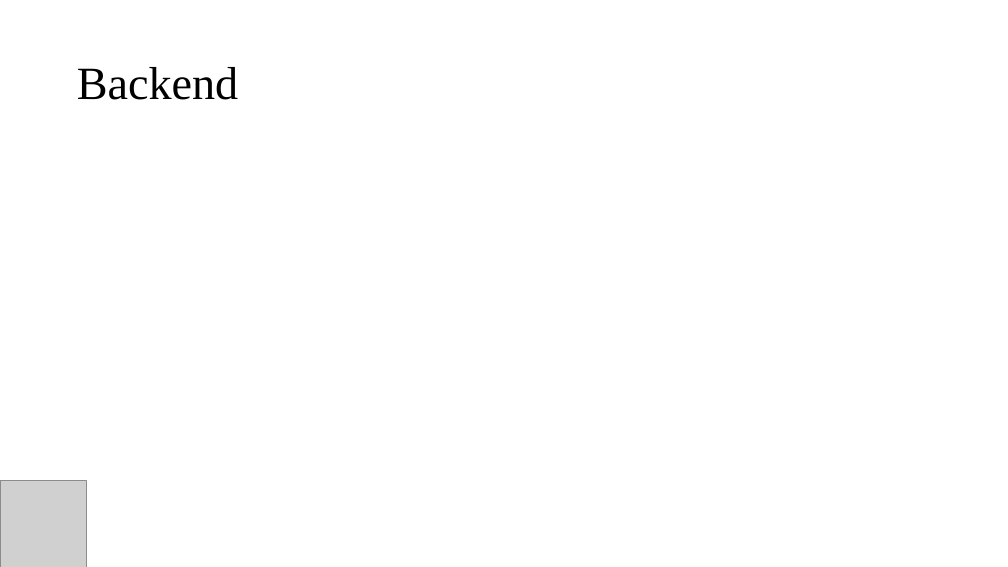
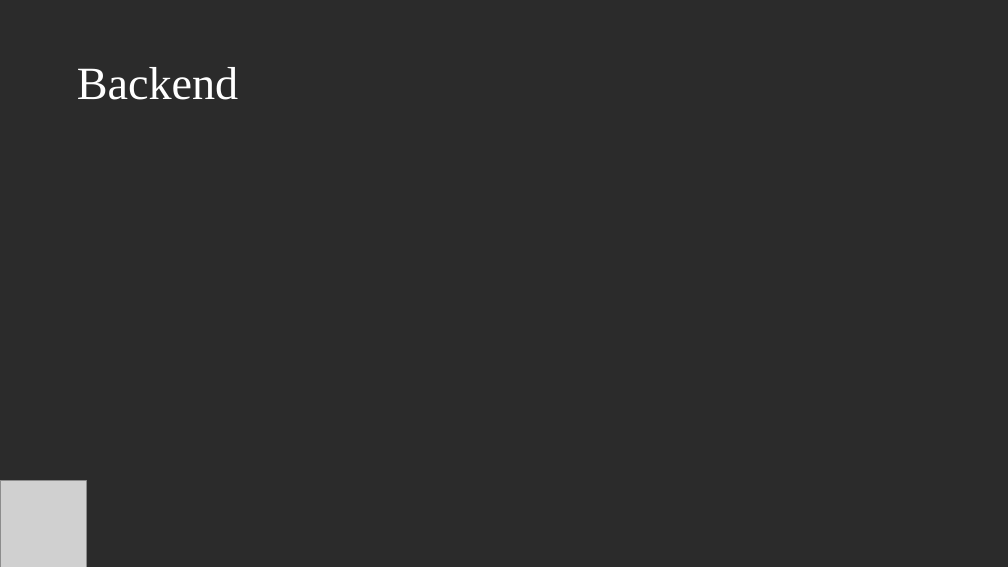
Before and after one commit to ZsigoRobert0/13_S2_3_vizsgaremek, a slide deck: slide 8 of Dokumentáció/StockMaster_Prezentacio.pptx (slide 7 before the commit). Drawn at 1008x567 pixels with LibreOffice and Linux fonts; fonts in the diff are those of the drawing; grey boxes stand for pictures; background and template pictures are left out; a plain dark background stands for a picture behind light text. Boxes give left, top, right and bottom in pixels: in the first picture for what was removed or moved away, otherwise in the second. Text is boxed around its words. In the diff, an @@ line names an element or a change of style, - is before the commit and + after.

```diff
--- a/Dokumentáció/StockMaster_Prezentacio.pptx
+++ b/Dokumentáció/StockMaster_Prezentacio.pptx
@@ background #FFFFFF to picture (left out) @@
@@ title "Backend" at box(77, 67, 238, 100): text colour #000000 to #FFFFFF @@
```
Also in this commit, not shown: 10 other slides changed, 2 slides added, 2 slides removed.
